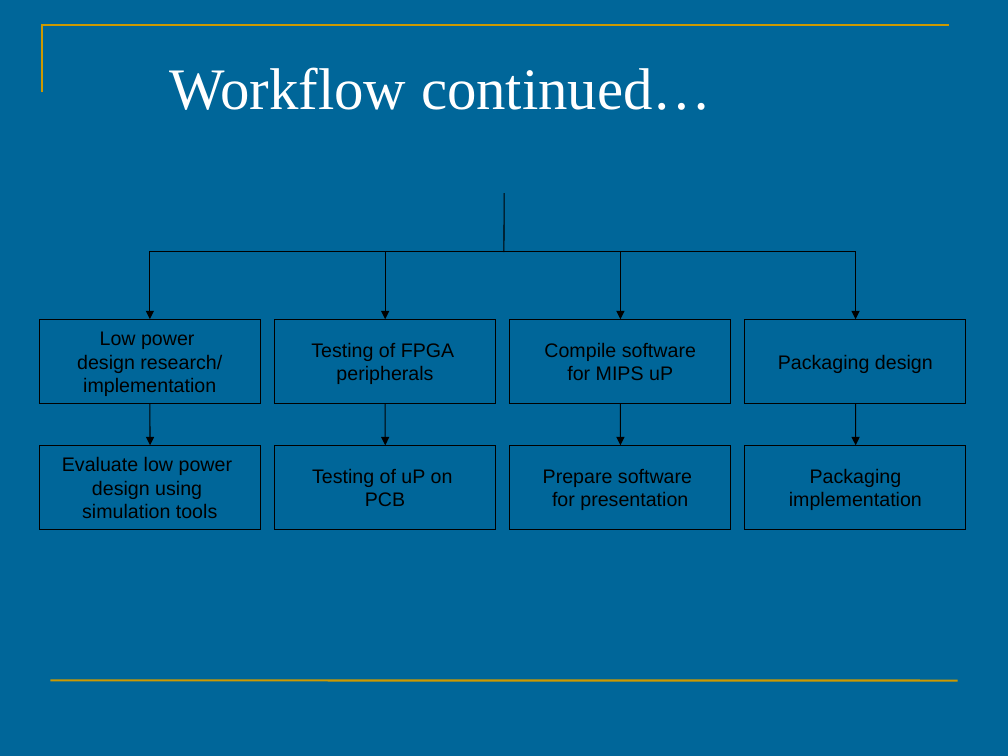
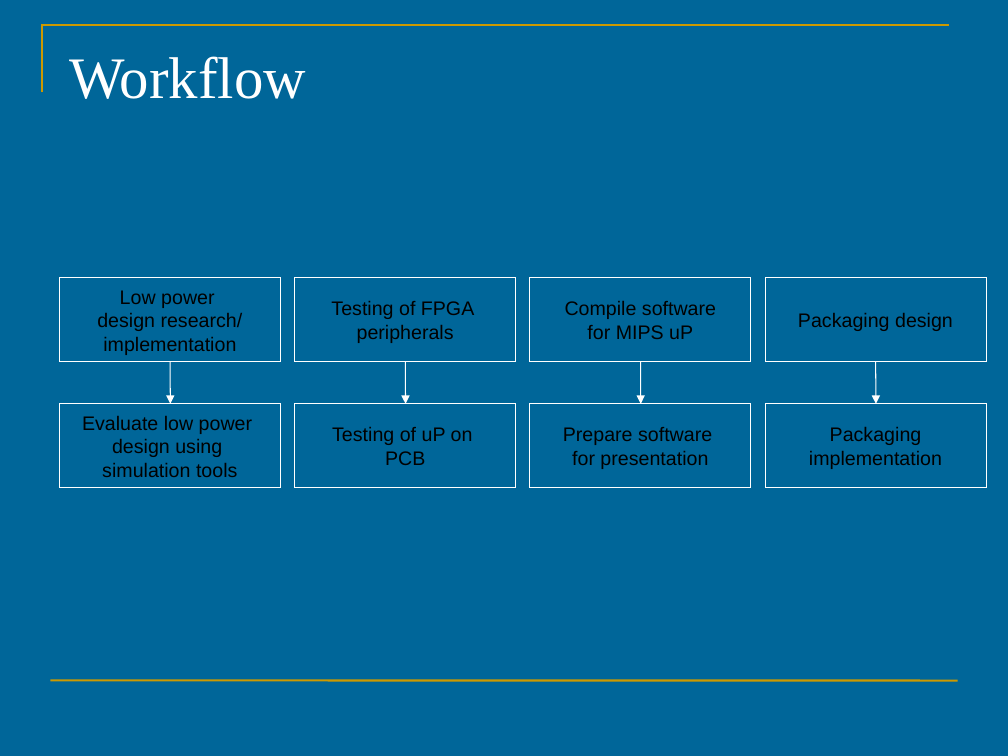
Before and after one commit to maikmerten/hmc-mips, a slide deck: slide 13 of uoa/doc/proposal-seminar.ppt. Drawn at 1008x756 pixels with LibreOffice and Linux fonts; fonts in the diff are those of the drawing. Boxes give left, top, right and bottom in pixels: in the first picture for what was removed or moved away, otherwise in the second. Text is boxed around its words. In the diff, an @@ line names an element or a change of style, - is before the commit and + after.

Commit message:
testing document

```diff
--- a/uoa/doc/proposal-seminar.ppt
+++ b/uoa/doc/proposal-seminar.ppt
@@ title at bbox=[69, 56, 306, 99]: text changed @@
-Workflow continued…
+Workflow
@@ line removed from (504, 252) to (504, 194) @@
@@ elbow arrow removed from (504, 252) to (150, 320) @@
@@ elbow arrow removed from (504, 252) to (385, 320) @@
@@ elbow arrow removed from (504, 252) to (621, 320) @@
@@ elbow arrow removed from (512, 252) to (856, 320) @@
@@ arrow (170, 362) - (170, 404): stroke #000000 0.74 pt to #FFFFFF 0.74 pt @@
@@ arrow (405, 362) - (405, 404): stroke #000000 0.74 pt to #FFFFFF 0.74 pt @@
@@ 8 rectangles, 4 arrows: place and size @@
-8 rectangles, 4 arrows at bbox=[39, 320, 966, 529]
+8 rectangles, 4 arrows at bbox=[59, 278, 986, 488]
@@ arrow (640, 362) - (641, 404): stroke #000000 0.74 pt to #FFFFFF 0.74 pt @@
@@ arrow (876, 362) - (876, 404): stroke #000000 0.74 pt to #FFFFFF 0.74 pt @@
@@ outline #000000 0.74 pt to #FFFFFF 0.74 pt in 8 elements at bbox=[59, 278, 280, 362], bbox=[59, 404, 280, 488], bbox=[294, 278, 515, 362], bbox=[294, 404, 515, 488], bbox=[530, 278, 751, 362], bbox=[530, 404, 751, 488], bbox=[765, 278, 986, 362], bbox=[765, 404, 986, 488] @@
```
Also in this commit, not shown: 10 other slides changed, 2 slides added, 1 other file.
